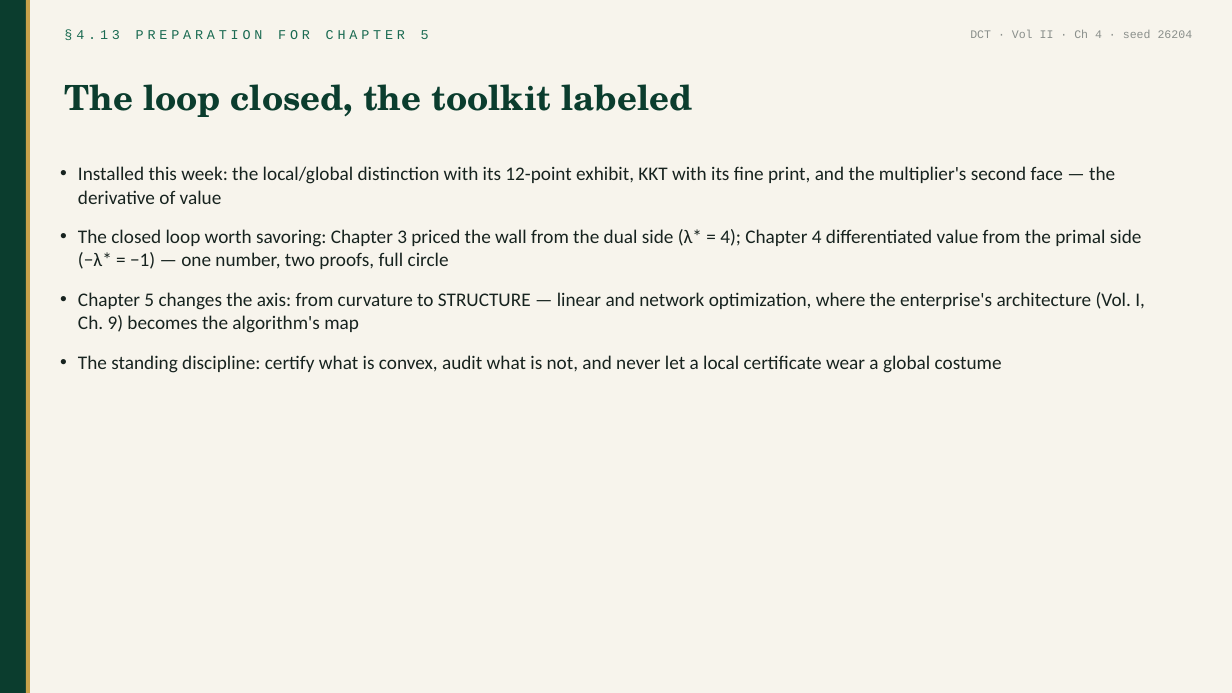
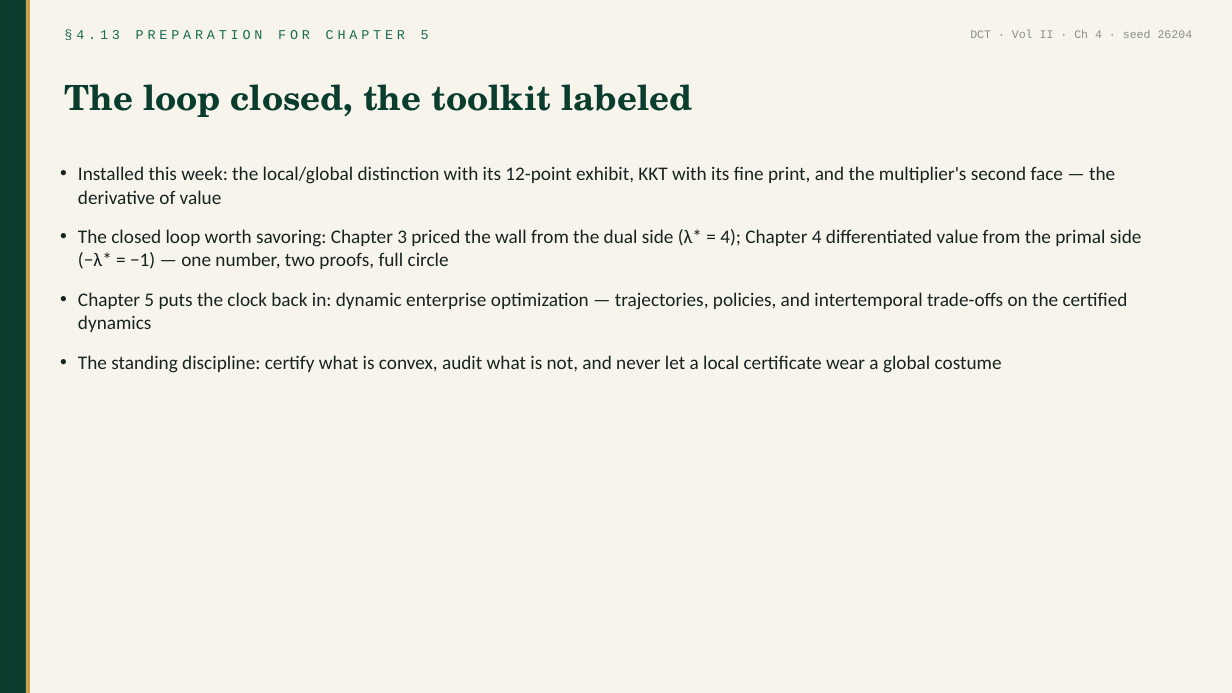
Before and after one commit to drsamirasaf-creator/dct-course, a slide deck: slide 17 of downloads/DCT_V2_Ch04_Slides.pptx. Drawn at 1232x693 pixels with LibreOffice and Linux fonts; fonts in the diff are those of the drawing. Boxes give left, top, right and bottom in pixels: in the first picture for what was removed or moved away, otherwise in the second. Text is boxed around its words. In the diff, an @@ line names an element or a change of style, - is before the commit and + after.

Commit message:
Volume II chapters 5-6 assets (seeds 26205, 26206); ch4 deck next-slide fix

```diff
--- a/downloads/DCT_V2_Ch04_Slides.pptx
+++ b/downloads/DCT_V2_Ch04_Slides.pptx
@@ text at <box>78,292,1128,332</box>: text changed @@
-• Chapter 5 changes the axis: from curvature to STRUCTURE — linear and network optimization, where the enterprise's architecture (Vol. I, Ch. 9) becomes the algorithm's map
+• Chapter 5 puts the clock back in: dynamic enterprise optimization — trajectories, policies, and intertemporal trade-offs on the certified dynamics
```
Also in this commit, not shown: 3 other slides changed, 10 other files.
